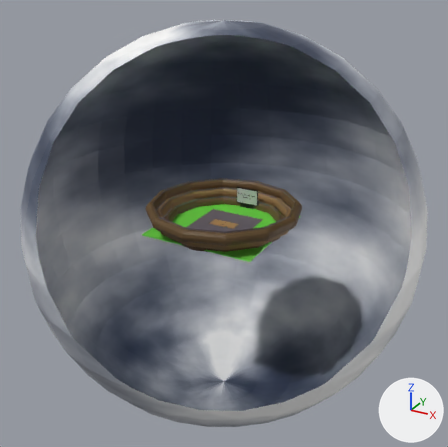
A saved change to the glTF model stages/stage02.glb.
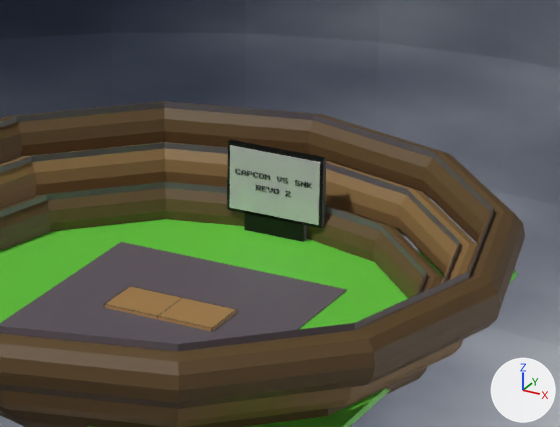
Old and new are each drawn whole from a camera (50 mm lens) standing at (354.0, -643.0, 322.0) and looking at (0.0, 0.0, 0.0) and again close up on the part from 42% to 69% of the width and 35% to 56% of the height. Arrows for +X, +Y and +Z are at lower right; the lights stay in place. The older version's two pictures come first. Everything nearer to the camera than a plane just in front of the edit is cut away. Where no turn or scale is listed for an object, it has been applied to the vertices. Vertices at exactly the same position are counted once.
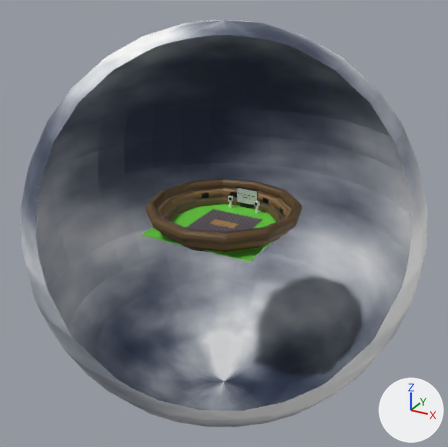
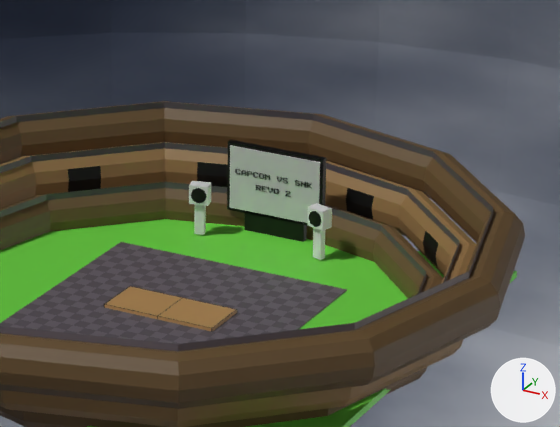
The change, as a diff of the scene's bpy script:
```diff
--- a/stages/stage02.glb.py
+++ b/stages/stage02.glb.py
@@ img_tile_this_please @@
+img_tile_this_please = load_image('tile this please', '_unpacked/tile_this_please', 2, 2, 'sRGB')
@@ mat_ground @@
+mat_ground = principled_material('Ground')
+mat_ground.texture = img_tile_this_please
@@ mat_ground_001 @@
+mat_ground_001 = principled_material('Ground.001')
+mat_ground_001.base_color = (1.0, 1.0, 1.0)  # white #ffffff
@@ me_torus_003 @@
 # used by ob_torus_001; location = (0.0, 0.0, 11.0)
-me_torus_003.from_pydata(...)  # 156 vertices, 312 faces; spans x -90.0..90.0, y -90.0..90.0, z -8.0..8.0
+me_torus_003.from_pydata(...)  # 288 vertices, 576 faces; spans x -90.0..90.0, y -90.0..90.0, z -8.0..8.0
+# me_torus_003 part 1: 132 vertices added at x -70.0..70.0, y 47.0..87.0, z -8.0..8.0
+# me_torus_003 part 2: 24 faces spanning x -82.0..82.0, y -82.0..82.0, z 6.0..8.0 switch from mat_material_003 (grey #7c737c) to mat_ground (picture img_tile_this_please)
 me_torus_003.materials.append(mat_material_006)
+me_torus_003.materials.append(mat_material_002)  # black #000000
@@ me_cube_012 @@
+me_cube_012.from_pydata(...)  # 74 vertices, 140 faces; spans x -3.4..3.4, y -2.7..2.7, z -13.0..3.0
+# faces by material slot: [112, 28]
+me_cube_012.materials.append(mat_ground_001)  # white #ffffff
+me_cube_012.materials.append(mat_material_002)  # black #000000
@@ me_cube_011 @@
+me_cube_011.from_pydata(...)  # 74 vertices, 140 faces; spans x -3.4..3.4, y -2.7..2.7, z -13.0..3.0
+# faces by material slot: [112, 28]
+me_cube_011.materials.append(mat_ground_001)  # white #ffffff
+me_cube_011.materials.append(mat_material_002)  # black #000000
@@ ob_cube_012 @@
+ob_cube_012 = bpy.data.objects.new('Cube.012', me_cube_012)
+ob_cube_012.location = (20.0, 55.0, 12.0)
@@ ob_cube_011 @@
+ob_cube_011 = bpy.data.objects.new('Cube.011', me_cube_011)
+ob_cube_011.location = (-20.0, 55.0, 12.0)
```

What differs and where, as boxes [x1, y1, x2, y2] in the close-ups (560 x 427 px):
'Cube.012', added: after [307, 203, 332, 260]
    faces in mat_ground_001 (white #ffffff): [307, 203, 332, 260]
    faces in mat_material_002 (black #000000): [309, 211, 321, 227]
'Cube.011', added: after [189, 181, 211, 235]
    faces in mat_ground_001 (white #ffffff): [189, 181, 211, 235]
    faces in mat_material_002 (black #000000): [191, 188, 207, 203]
part 1 of me_torus_003, added: after [32, 142, 476, 275]
part 2 of me_torus_003, recoloured: [32, 142, 460, 246] in both
